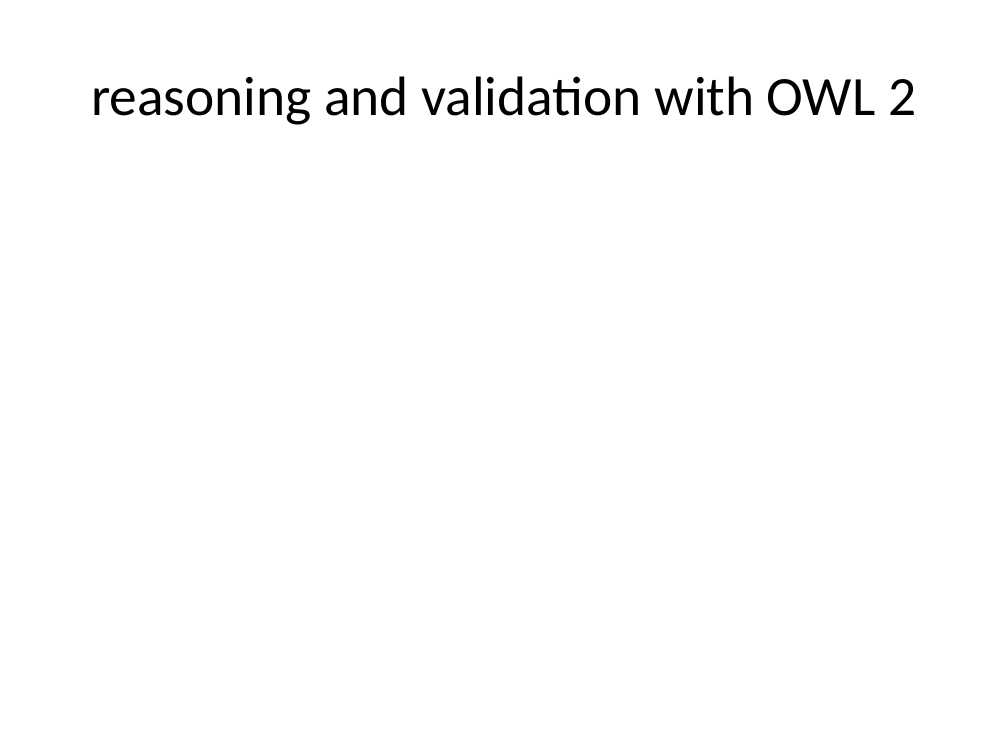
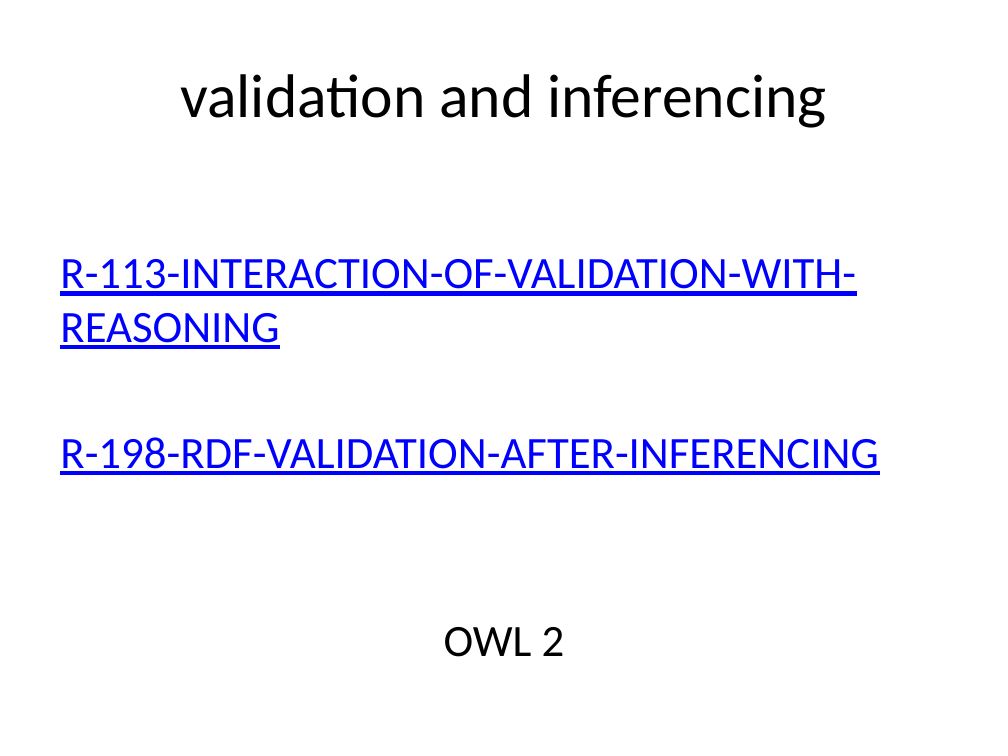
Before and after one commit to boschthomas/rdf-validation-research, a slide deck: slide 49 of presentations/Tutorial Thomas Bosch (DC 2014).pptx (slide 19 before the commit). Drawn at 1008x756 pixels with LibreOffice and Linux fonts; fonts in the diff are those of the drawing. Boxes give left, top, right and bottom in pixels: in the first picture for what was removed or moved away, otherwise in the second. Text is boxed around its words. In the diff, an @@ line names an element or a change of style, - is before the commit and + after.

```diff
--- a/presentations/Tutorial Thomas Bosch (DC 2014).pptx
+++ b/presentations/Tutorial Thomas Bosch (DC 2014).pptx
@@ title at [180,74,826,128]: text changed; size 39.6 to 44 pt @@
-reasoning and validation with OWL 2
+validation and inferencing
@@ text added at [60,259,878,657], 32 pt, text #0000FF, underline @@
+R-113-INTERACTION-OF-VALIDATION-WITH-REASONING
+R-198-RDF-VALIDATION-AFTER-INFERENCING
+OWL 2
```
Also in this commit, not shown: 6 other slides changed, 35 slides added, 2 slides removed, 11 other files.
